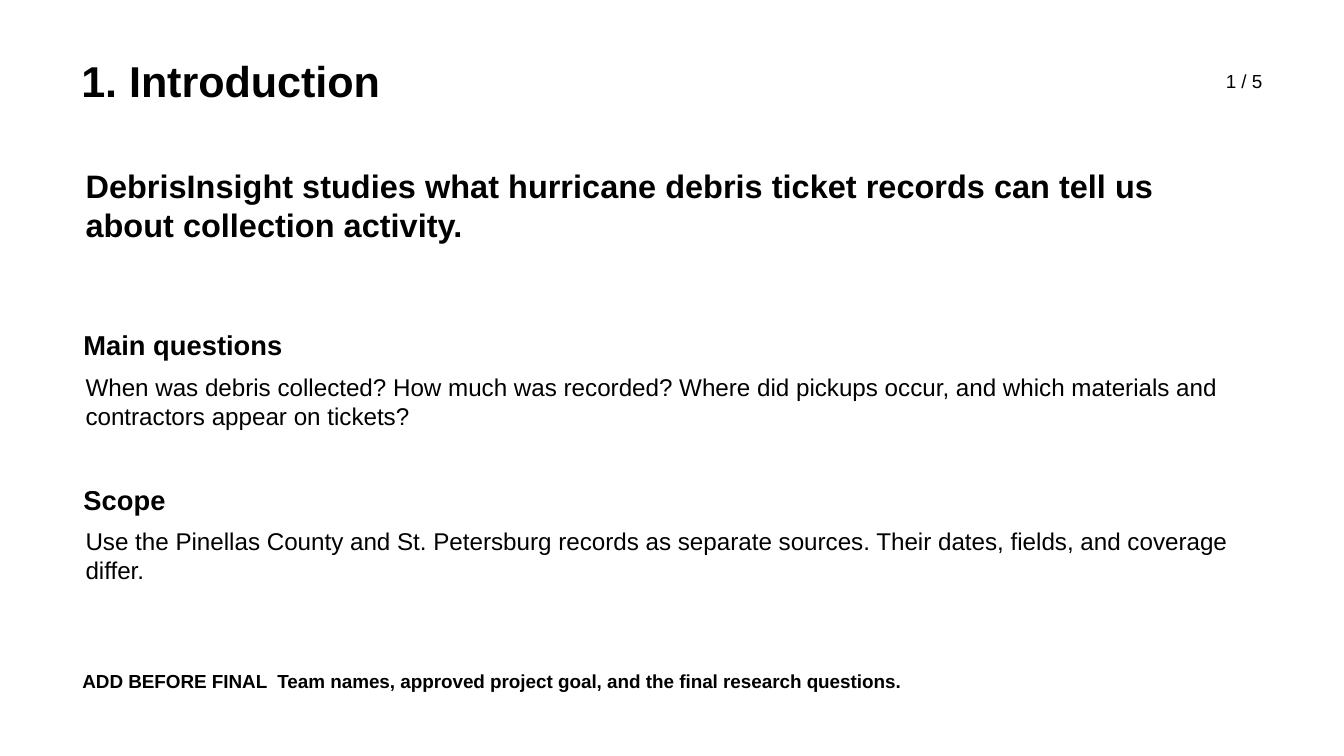
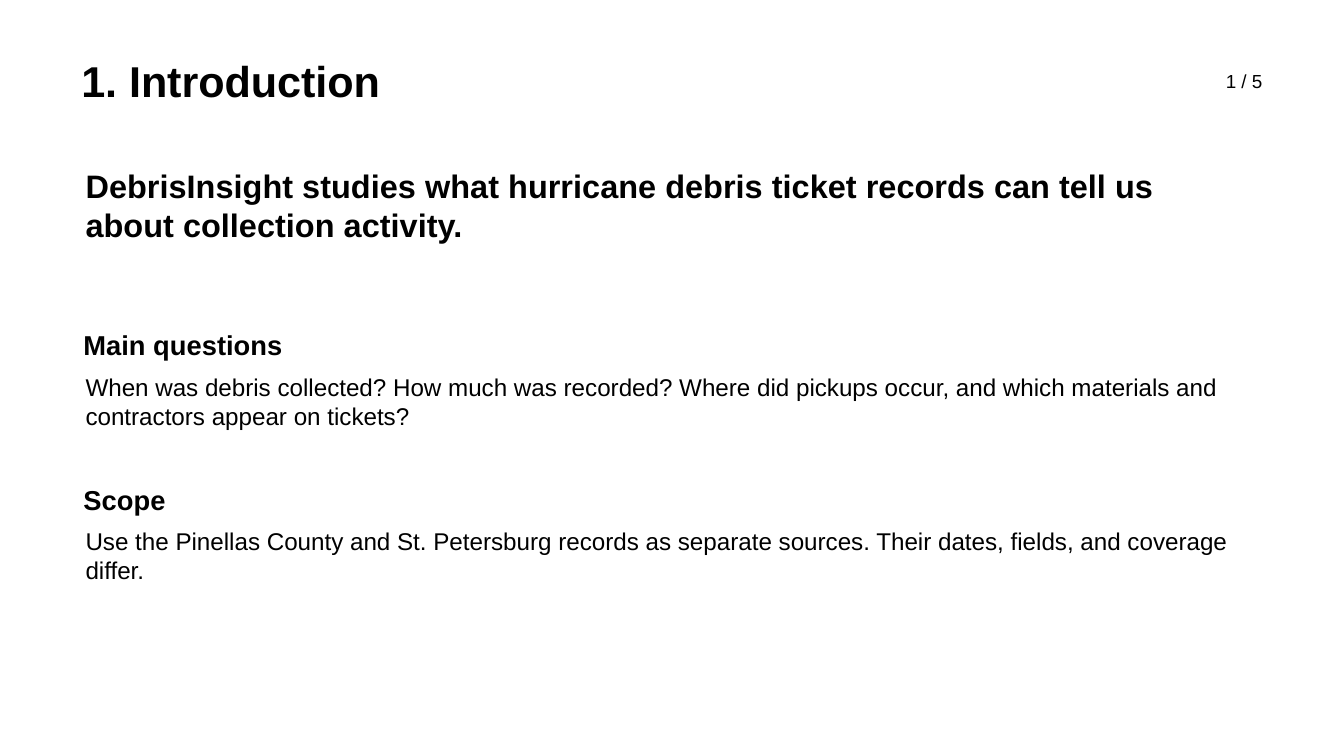
Before and after one commit to m-ark-han/Ticket-Data-Visualizations, a slide deck: slide 1 of presentation/DebrisInsight_five_slide_draft.pptx. Drawn at 1344x756 pixels with LibreOffice and Linux fonts; fonts in the diff are those of the drawing. Boxes give left, top, right and bottom in pixels: in the first picture for what was removed or moved away, otherwise in the second. Text is boxed around its words. In the diff, an @@ line names an element or a change of style, - is before the commit and + after.

```diff
--- a/presentation/DebrisInsight_five_slide_draft.pptx
+++ b/presentation/DebrisInsight_five_slide_draft.pptx
@@ text removed at [82,674,901,692] @@
-ADD BEFORE FINAL Team names, approved project goal, and the final research questions.
```
Also in this commit, not shown: 4 other slides changed.
